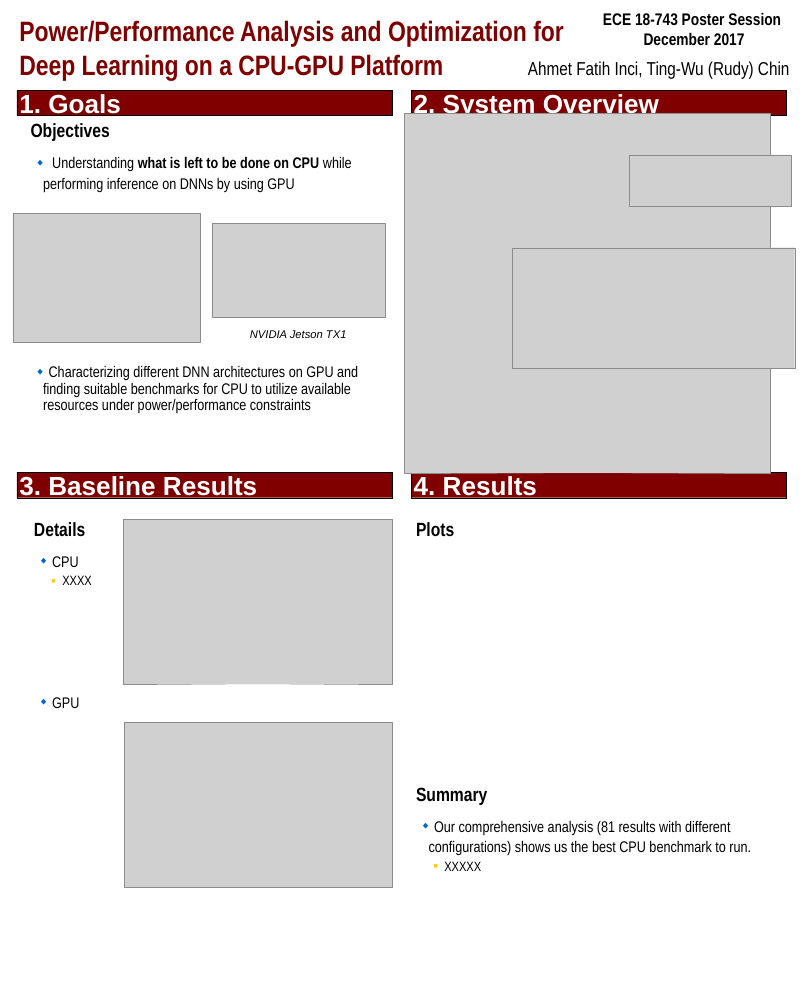
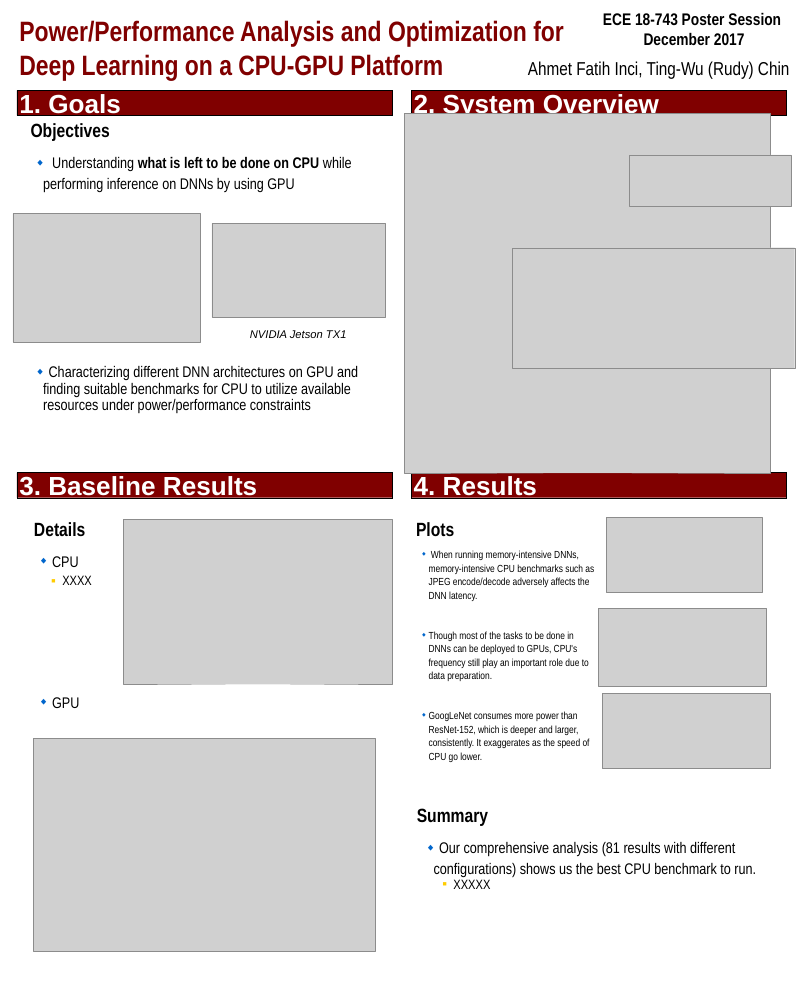
Before and after one commit to afinci/18-743-Power-and-Performance-optimizations-for-DNNs-on-CPU-GPU, a slide deck: slide 1 of poster/ece743_poster.ppt. Drawn at 806x1008 pixels with LibreOffice and Linux fonts; fonts in the diff are those of the drawing; grey boxes stand for pictures. Boxes give left, top, right and bottom in pixels: in the first picture for what was removed or moved away, otherwise in the second. Text is boxed around its words. In the diff, an @@ line names an element or a change of style, - is before the commit and + after.

Commit message:
update poster

```diff
--- a/poster/ece743_poster.ppt
+++ b/poster/ece743_poster.ppt
@@ text added at (x1=416, y1=522, x2=594, y2=762), 22 pt, text #000000 @@
+Plots
+  ◆ When running memory-intensive DNNs, memory-intensive CPU benchmarks such as JPEG encode/decode adversely affects the DNN latency.
+  ◆ Though most of the tasks to be done in DNNs can be deployed to GPUs, CPU's frequency still play an important role due to data preparation.
+  ◆ GoogLeNet consumes more power than ResNet-152, which is deeper and larger, consistently. It exaggerates as the speed of CPU go lower.
@@ picture added at (x1=606, y1=518, x2=762, y2=592) @@
@@ picture added at (x1=599, y1=608, x2=767, y2=686) @@
@@ picture added at (x1=602, y1=693, x2=770, y2=768) @@
@@ picture resized from (x1=124, y1=722, x2=392, y2=887) to (x1=34, y1=738, x2=375, y2=951) @@
@@ text "Summary" moved from (x1=416, y1=522, x2=751, y2=871) to (x1=417, y1=808, x2=756, y2=889) @@
@@ text "Summary" at (x1=417, y1=808, x2=756, y2=889): less space between paragraphs; indent changed @@
```
Also in this commit, not shown: 5 other files.
